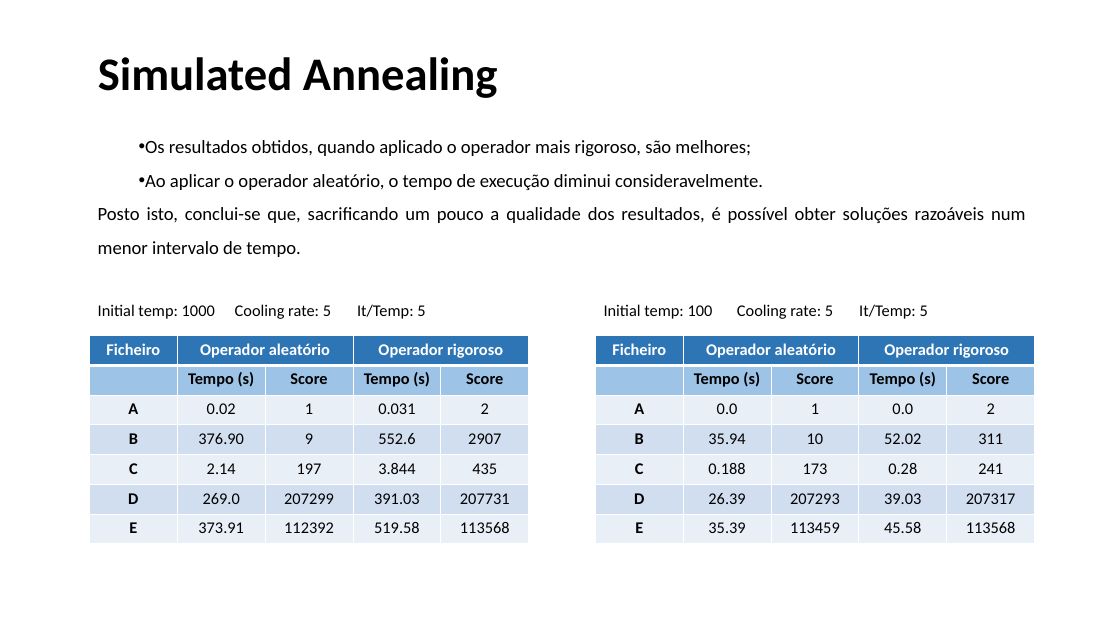
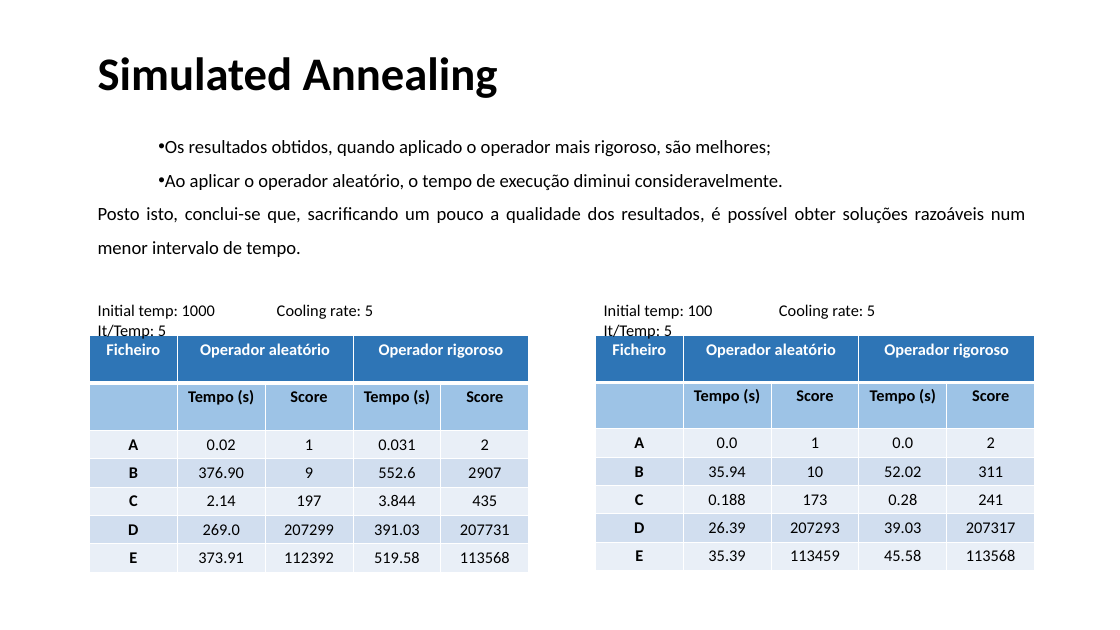
Before and after one commit to j-vm/FEUP_IART_2020, a slide deck: slide 3 of assets/EntregaFinal.pptx. Drawn at 1120x630 pixels with LibreOffice and Linux fonts; fonts in the diff are those of the drawing. Boxes give left, top, right and bottom in pixels: in the first picture for what was removed or moved away, otherwise in the second. Text is boxed around its words. In the diff, an @@ line names an element or a change of style, - is before the commit and + after.

```diff
--- a/assets/EntregaFinal.pptx
+++ b/assets/EntregaFinal.pptx
@@ text "Initial temp: 1000 Cooling rate: ..." rewrapped from [98, 304, 425, 319] to [98, 304, 373, 341] @@
@@ text "Initial temp: 100 Cooling rate: ..." rewrapped from [604, 304, 928, 319] to [604, 304, 875, 341] @@
@@ table at [89, 335, 530, 567] @@
@@ fill #EAEFF7 to #E9EFF7 in 15 cells @@
@@ fill #D2DEEF to #D1DEEF in 10 cells @@
@@ borders changed @@
@@ table at [596, 335, 1037, 565] @@
@@ fill #EAEFF7 to #E9EFF7 in 15 cells @@
@@ fill #D2DEEF to #D1DEEF in 10 cells @@
@@ borders changed @@
```
Also in this commit, not shown: 4 other slides changed, 2 slides added, 15 other files.
